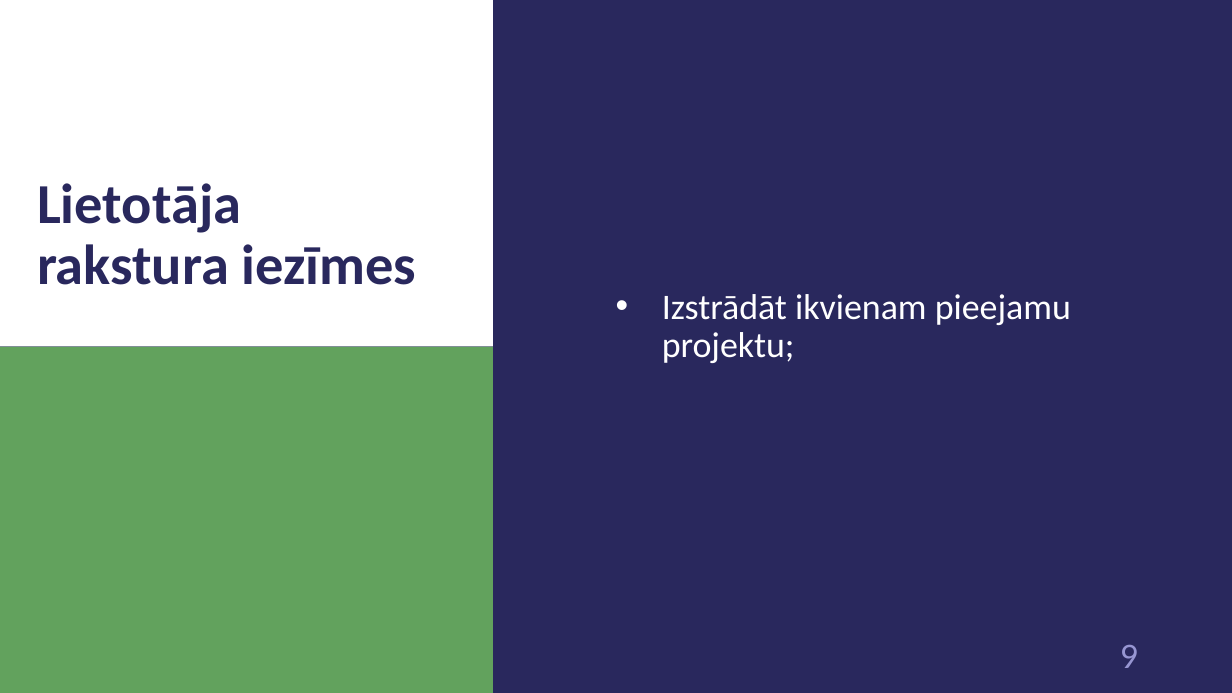
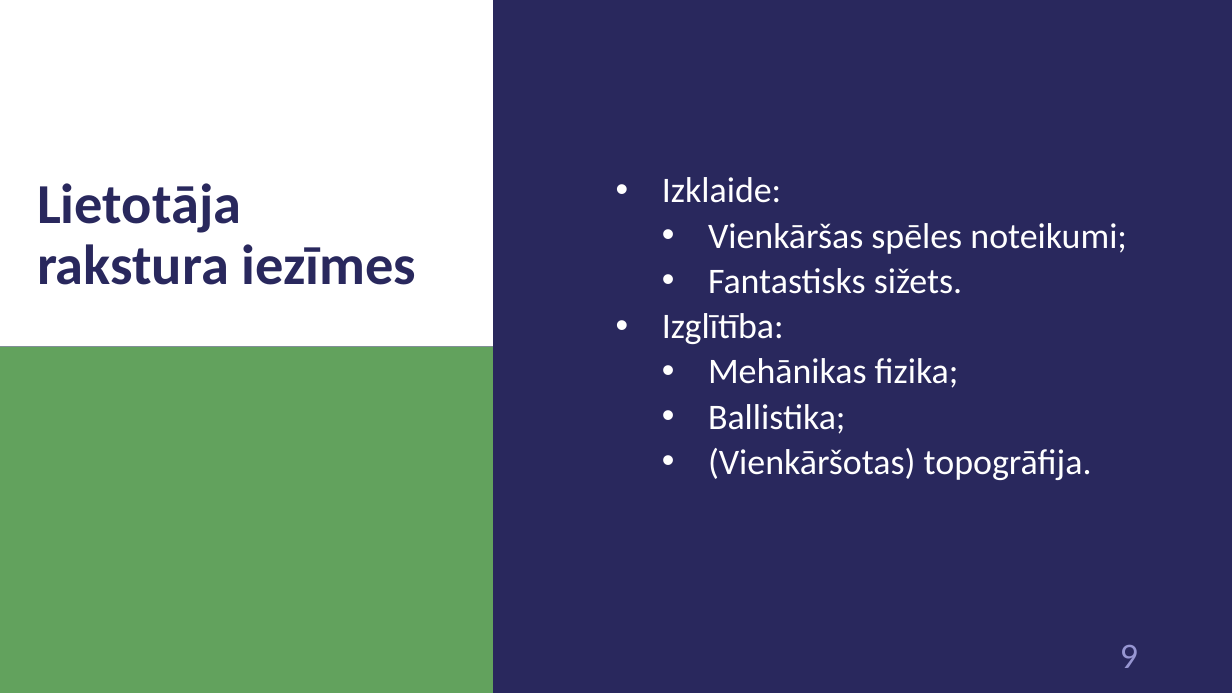
Before and after one commit to 1ivyatan/drumstalotajs, a slide deck: slide 9 of Documentation/Prezentācija.pptx. Drawn at 1232x693 pixels with LibreOffice and Linux fonts; fonts in the diff are those of the drawing. Boxes give left, top, right and bottom in pixels: in the first picture for what was removed or moved away, otherwise in the second. Text is boxed around its words. In the diff, an @@ line names an element or a change of style, - is before the commit and + after.

```diff
--- a/Documentation/Prezentācija.pptx
+++ b/Documentation/Prezentācija.pptx
@@ text at (662,177,1127,480): text changed @@
-  • Izstrādāt ikvienam pieejamu projektu;
+  • Izklaide:
+    • Vienkāršas spēles noteikumi;
+    • Fantastisks sižets.
+  • Izglītība:
+    • Mehānikas fizika;
+    • Ballistika;
+    • (Vienkāršotas) topogrāfija.
```
Also in this commit, not shown: 1 other slide changed.
